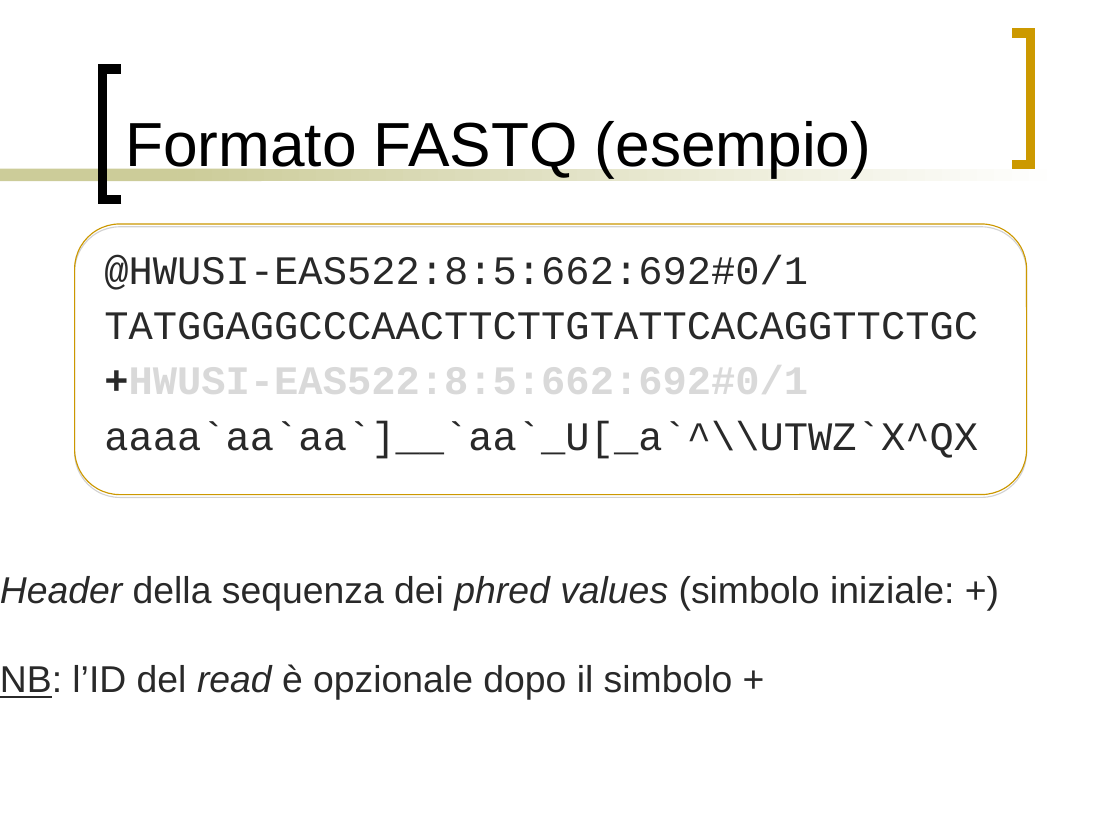
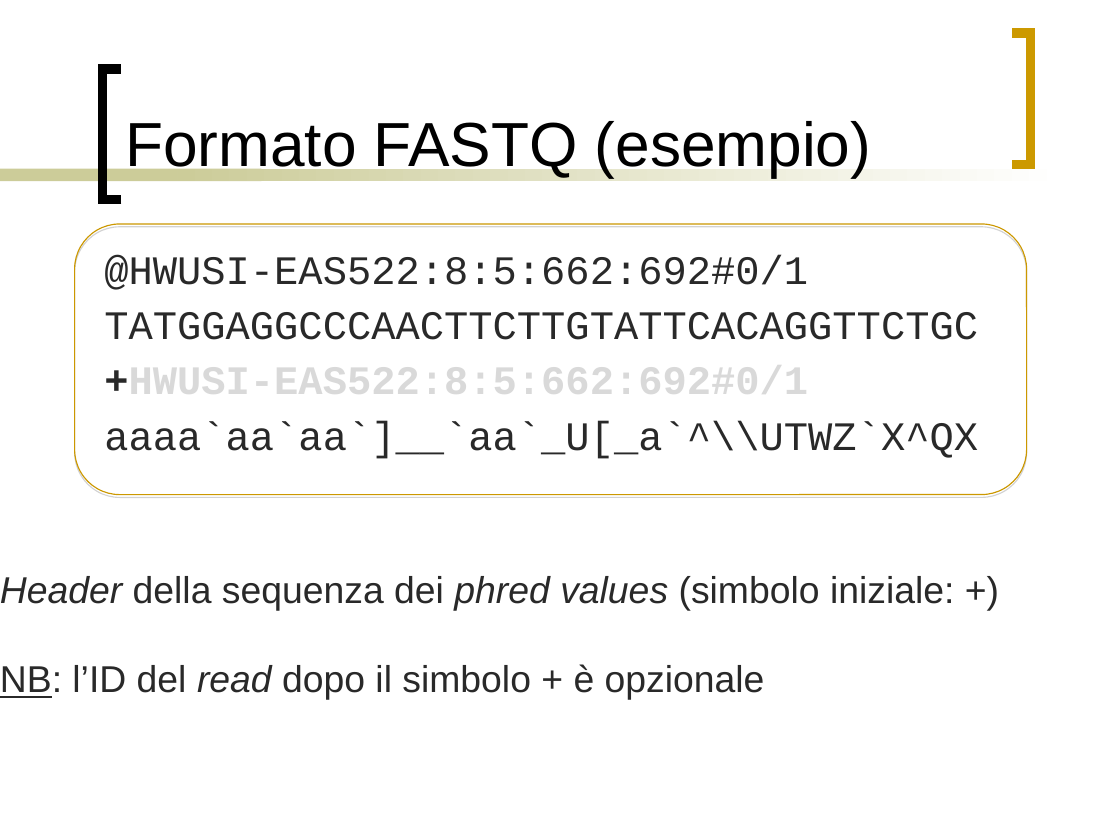
Before and after one commit to bioinformatica-corso/lezioni, a slide deck: slide 20 of laboratorio/24nov20/fastq-format.ppt (slide 26 before the commit). Drawn at 1120x840 pixels with LibreOffice and Linux fonts; fonts in the diff are those of the drawing. Boxes give left, top, right and bottom in pixels: in the first picture for what was removed or moved away, otherwise in the second. Text is boxed around its words. In the diff, an @@ line names an element or a change of style, - is before the commit and + after.

```diff
--- a/laboratorio/24nov20/fastq-format.ppt
+++ b/laboratorio/24nov20/fastq-format.ppt
@@ text at (0, 664, 765, 700): text changed @@
-NB: l’ID del read è opzionale dopo il simbolo +
+NB: l’ID del read dopo il simbolo + è opzionale
```
Also in this commit, not shown: 3 other slides changed, 9 slides removed, 2 other files.
